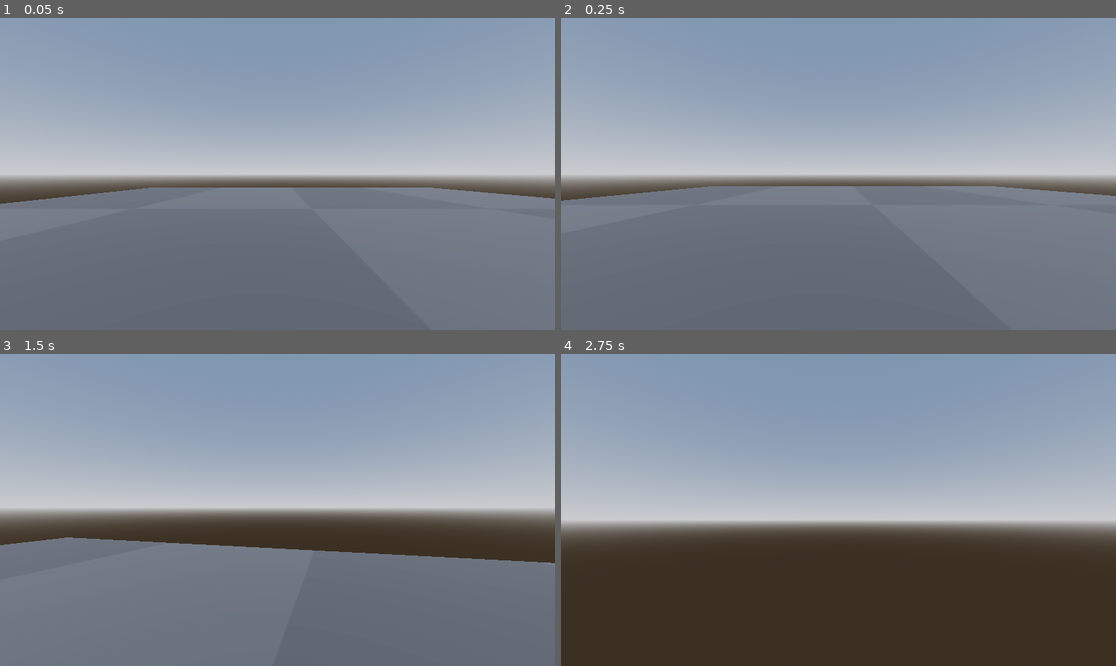
Above: before the commit, frames 1-4 (two rows, left to right).
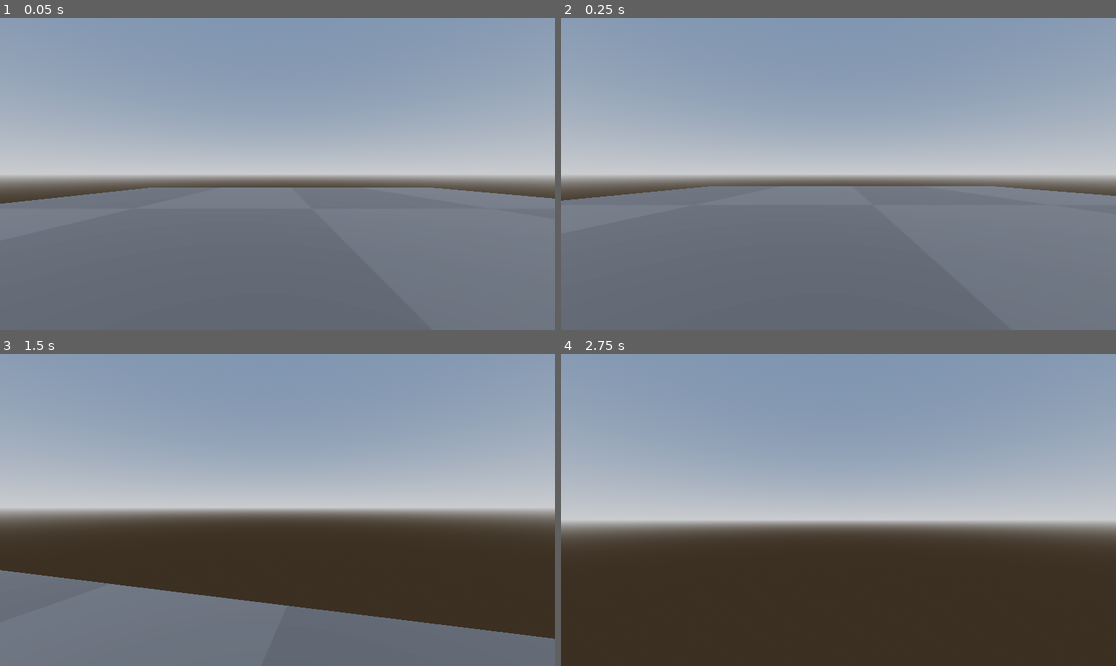
Above: after the commit, the same moments.

Repository: sushisoup867/DTAS-2
Game: Godot game, scene res://scenes/World.tscn
Same seed, same stepped clock (60 frames per second), same inputs: the game is played once before the commit and once after it. The project has no main scene, so this scene is started directly.
Inputs (mouse positions are in pixels of both pictures, inside the frame that each line leads up to):
- Up to frame 1 (0.05 s): no input
- Up to frame 2 (0.25 s): no input
- Up to frame 3 (1.5 s): tap Enter at 0.5 s; move the mouse to (305, 510) at 0.52 s; hold W (move_forward) from 0.53 s (still down); tap Shift (dash) at 0.6 s; click (305, 510) at 0.67 s; tap Space (jump) at 0.77, 0.8, 1.07, 1.35 s; move the mouse to (249, 510) at 1.27 s
- Up to frame 4 (2.75 s): keep holding W (move_forward); tap Space (jump) at 1.52, 1.82, 2.3 s; tap Shift (dash) at 1.55, 2.1 s; move the mouse to (849, 503) at 2.02 s

The runs differ from the first frame. In frame 1, less than 0.1% of the frame differs, in the area x 0-100%, y 54-60%; in frame 2, less than 0.1%; in frame 3, 18%, in the area x 0-100%, y 58-92%; in frame 4, nothing differs.

Commit message:
dashing works now

Diff:
--- a/dtas-2/project.godot
+++ b/dtas-2/project.godot
@@ -51,3 +51,7 @@
 "events": [Object(InputEventKey,"resource_local_to_scene":false,"resource_name":"","device":-1,"window_id":0,"alt_press …(195 unchanged characters)…
 ]
 }
+quick_fall={
+"deadzone": 0.2,
+"events": []
+}
--- a/dtas-2/scripts/player.gd
+++ b/dtas-2/scripts/player.gd
@@ -6,12 +6,14 @@
 
 # Movement variables
 var current_speed = 20.0
+@export var jump_velocity = 10.5
+@export var running_speed = 20.0
+var ant_gravity_multiplier = 2.0
+
+var dash_direction = Vector3.ZERO
+var dashing: bool = false
 @export var dashing_speed = 50.0
 @export var dash_duration = 0.1
-@export var running_speed = 20.0
-var jump_velocity = 4.5
-var dash_ready: bool = true
-var extra_vel = Vector3.ZERO
 
 var mouse_sensitivity = 0.25
 
@@ -38,37 +40,42 @@
 	if Input.is_mouse_button_pressed(MOUSE_BUTTON_LEFT):
 		capture_mouse()
 
-func dash() -> void:
+func dash(last_direction) -> void:
 	$DashTimer.wait_time = dash_duration
+	if last_direction:
+		dash_direction = last_direction
+	else:
+		dash_direction = -transform.basis.z
 	$DashTimer.start()
-	dash_ready = false
+	dashing = true
 
 func _on_dash_timer_timeout() -> void:
-	dash_ready = true
+	dashing = false
 
 func _physics_process(delta: float) -> void:
+	var input_dir := Input.get_vector("strafe_left", "strafe_right", "move_forward", "move_backward")
+	var direction := (transform.basis * Vector3(input_dir.x, 0, input_dir.y)).normalized()
+
 	# Add the gravity.
 	if not is_on_floor():
-		velocity += get_gravity() * delta
+		velocity += get_gravity() * delta * ant_gravity_multiplier
 
 	# Handle jump.
 	if Input.is_action_just_pressed("jump") and is_on_floor():
 		velocity.y = jump_velocity
 	# Handle dashing.
-	if Input.is_action_just_pressed("dash") and dash_ready:
-		dash()
+	if Input.is_action_just_pressed("dash") and not dashing:
+		dash(direction)
 	if $DashTimer.time_left > 0:
-		velocity += -transform.basis.z
+		velocity = dash_direction * dashing_speed
 
-	# Get the input direction and handle the movement/deceleration.~
-	# As good practice, you should replace UI actions with custom gameplay actions.
-	var input_dir := Input.get_vector("strafe_left", "strafe_right", "move_forward", "move_backward")
-	var direction := (transform.basis * Vector3(input_dir.x, 0, input_dir.y)).normalized()
-	if direction:
-		velocity.x = direction.x * current_speed
-		velocity.z = direction.z * current_speed
-	else:
-		velocity.x = move_toward(velocity.x, 0, current_speed)
-		velocity.z = move_toward(velocity.z, 0, current_speed)
+	# Handle movement/deceleration
+	if not dashing:
+		if direction:
+			velocity.x = direction.x * current_speed
+			velocity.z = direction.z * current_speed
+		else:
+			velocity.x = move_toward(velocity.x, 0, current_speed)
+			velocity.z = move_toward(velocity.z, 0, current_speed)
 
 	move_and_slide()
